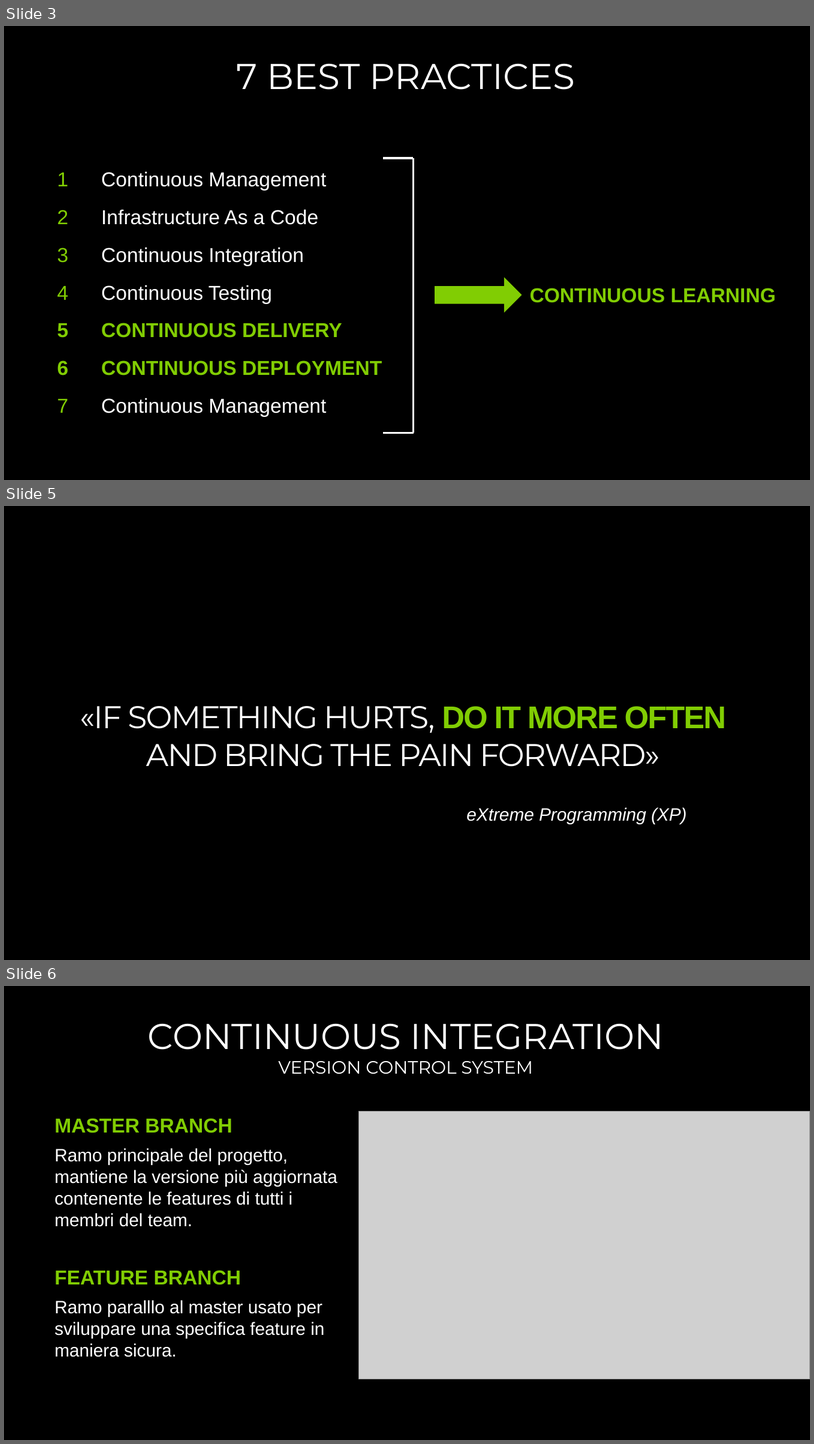
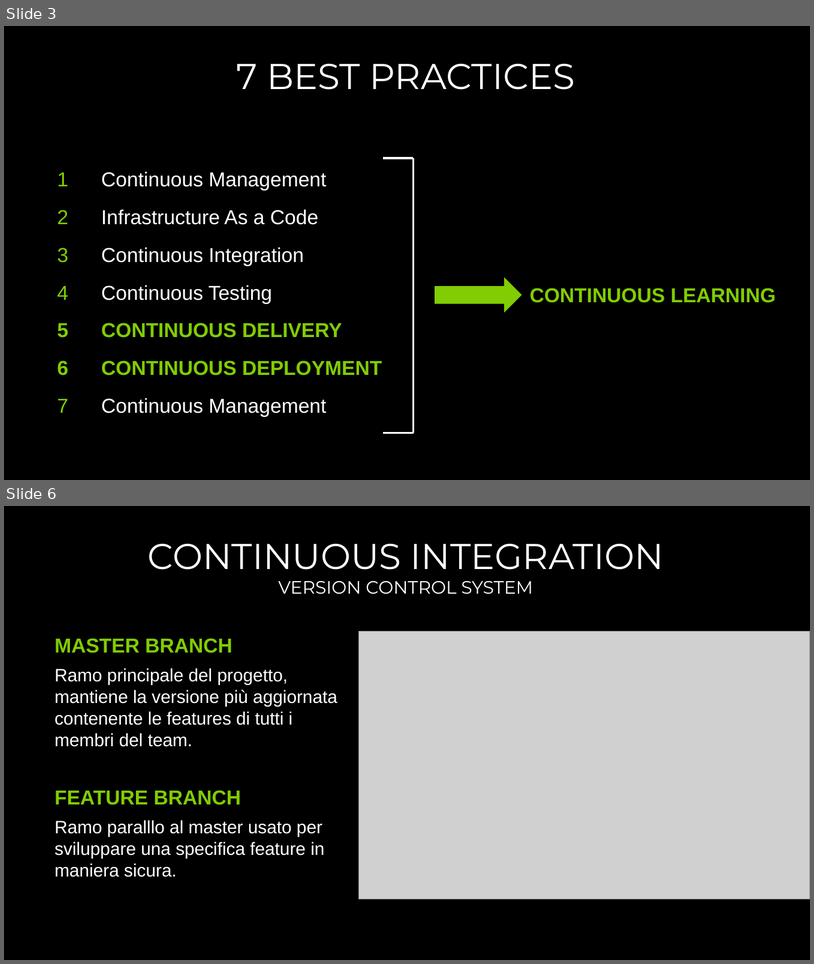
Before and after one commit to endless-upgrade/DevOpsHours, a slide deck: DEVOPS-3-TODO.pptx. Shown one above the other, each under a label of ours: slides 3, 5 and 6 before the commit, slides 3 and 6 after it; the slides between them are not shown. The pictures are 814x1444 and 814x964 pixels, drawn with LibreOffice and Linux fonts; fonts in the diff are those of the drawing; grey boxes stand for pictures; background and template pictures are left out. Boxes give left, top, right and bottom in pixels: in the first picture for what was removed or moved away, otherwise in the second. Text is boxed around its words. In the diff, an @@ line names an element or a change of style, - is before the commit and + after.

```diff
--- a/DEVOPS-3-TODO.pptx
+++ b/DEVOPS-3-TODO.pptx
@@ slide 5 removed at (4,506,810,960), background #000000 @@
@@ title removed at (80,706,727,766) @@
-«IF SOMETHING HURTS, DO IT MORE OFTEN AND BRING THE PAIN FORWARD»
@@ text removed at (467,807,687,824) @@
-eXtreme Programming (XP)
```
Also in this commit, not shown: 3 slides changed, 1 slide added, 1 other file.
